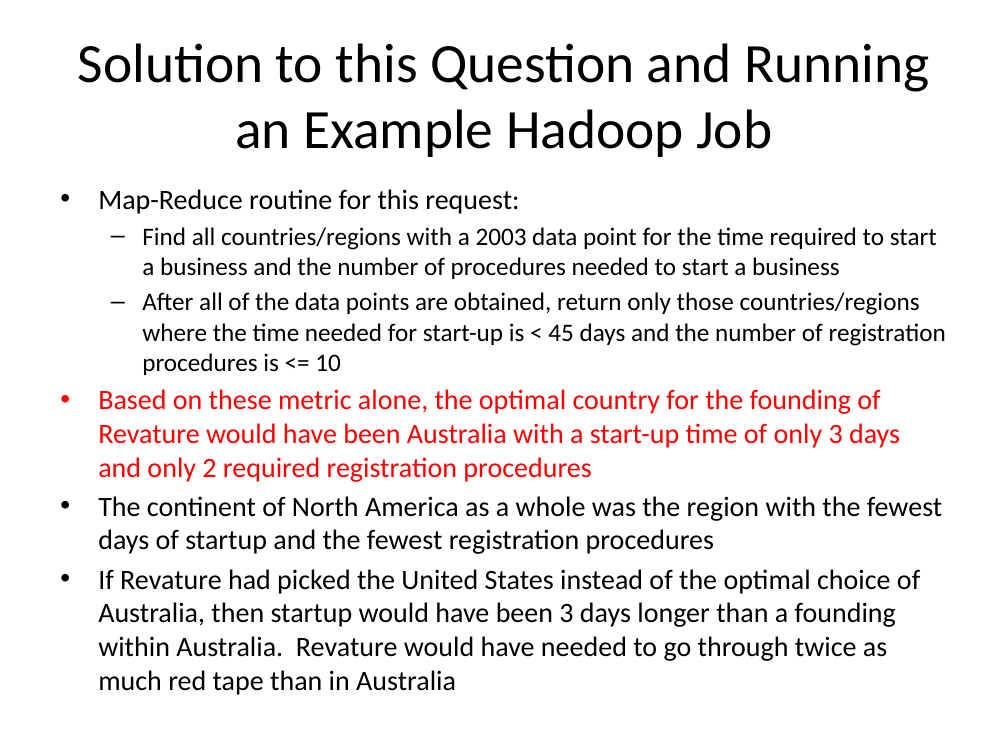
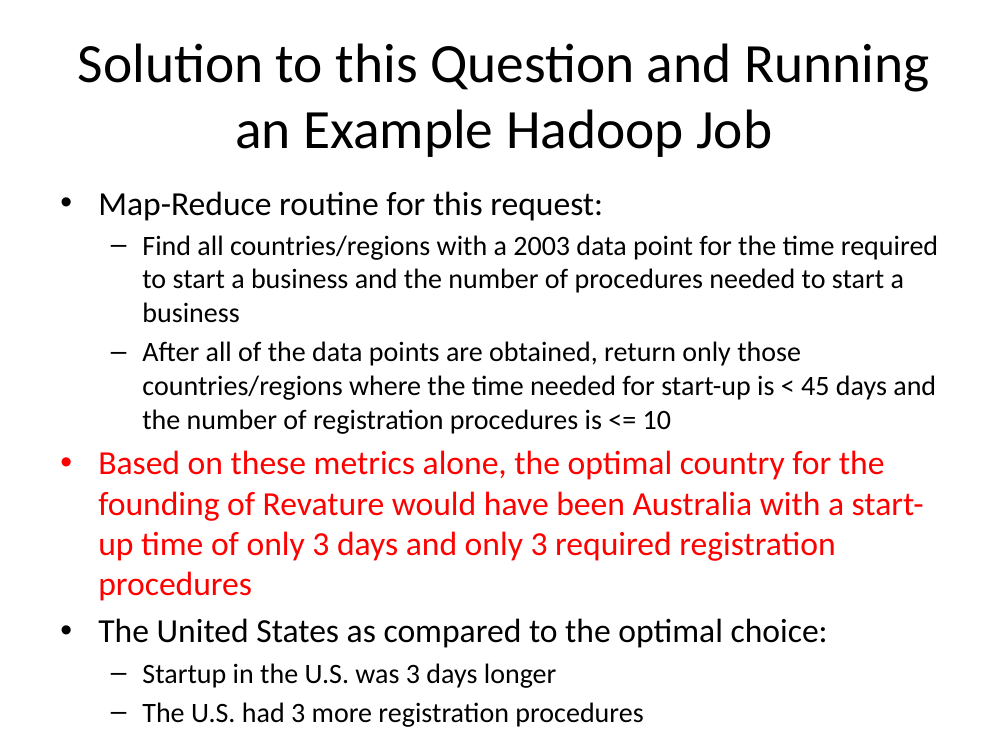
Before and after one commit to Dec-17-Big-Data/project1-bkeeper94, a slide deck: slide 8 of Project1-Presentation-Ben-Keeper.pptx. Drawn at 1008x756 pixels with LibreOffice and Linux fonts; fonts in the diff are those of the drawing. Boxes give left, top, right and bottom in pixels: in the first picture for what was removed or moved away, otherwise in the second. Text is boxed around its words. In the diff, an @@ line names an element or a change of style, - is before the commit and + after.

```diff
--- a/Project1-Presentation-Ben-Keeper.pptx
+++ b/Project1-Presentation-Ben-Keeper.pptx
@@ text at [98,191,938,434]: size 20 to 24 pt in "Map-Reduce routine for this request:"; size 18 to 20 pt in "Find all countries/regions with a 2003 data ...", "After all of the data points are ..." @@
@@ text at [98,450,924,727]: text changed; size 20 to 24 pt; text colour #000000 to #FF0000 @@
-• Based on these metric alone, the optimal country for the founding of Revature would have been Australia with a start-up time of only 3 days and only 2 required registration procedures
-• The continent of North America as a whole was the region with the fewest days of startup and the fewest registration procedures
-• If Revature had picked the United States instead of the optimal choice of Australia, then startup would have been 3 days longer than a founding within Australia. Revature would have needed to go through twice as much red tape than in Australia
+• Based on these metrics alone, the optimal country for the founding of Revature would have been Australia with a start-up time of only 3 days and only 3 required registration procedures
+• The United States as compared to the optimal choice:
+  – Startup in the U.S. was 3 days longer
+  – The U.S. had 3 more registration procedures
```
Also in this commit, not shown: 11 other slides changed, 2 other files.
